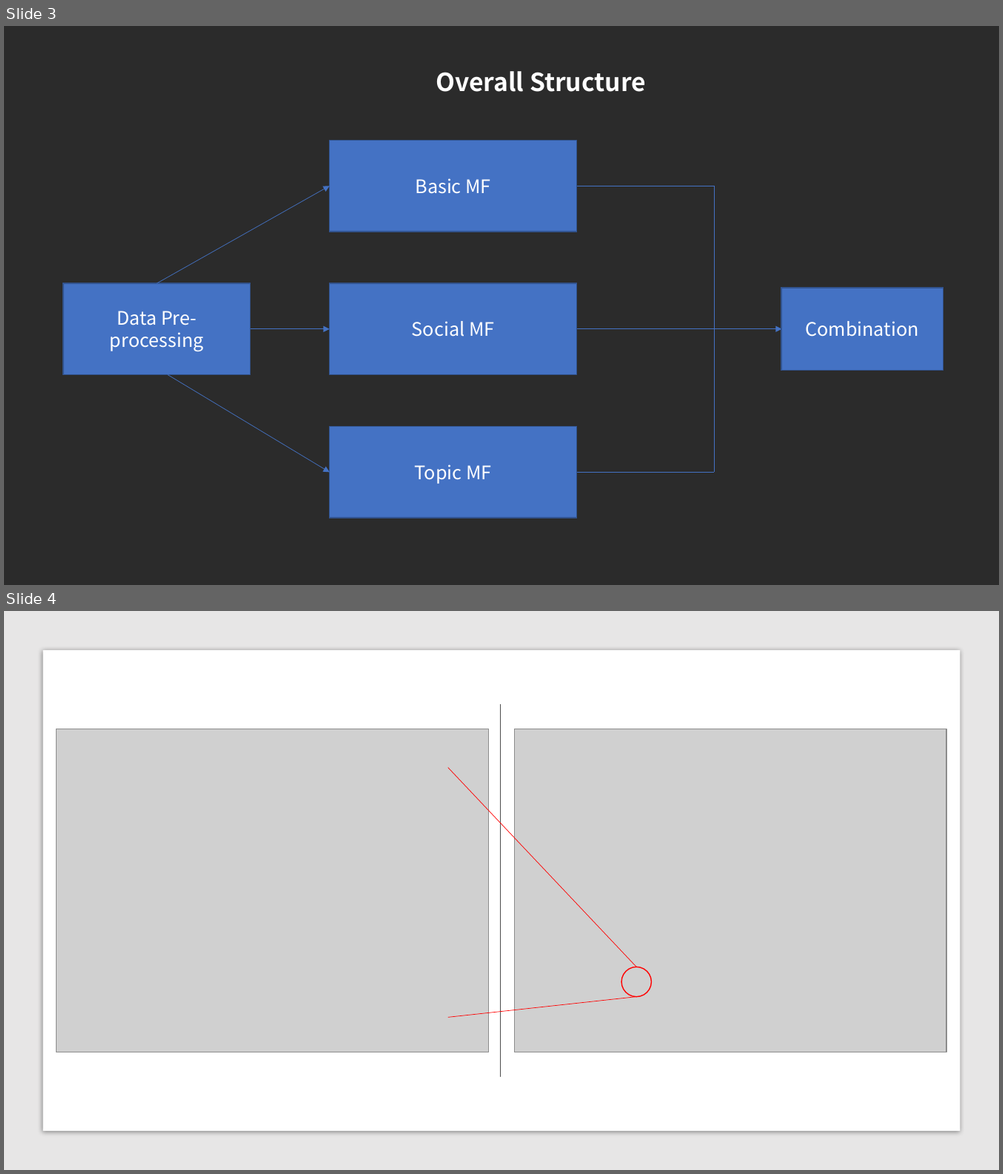
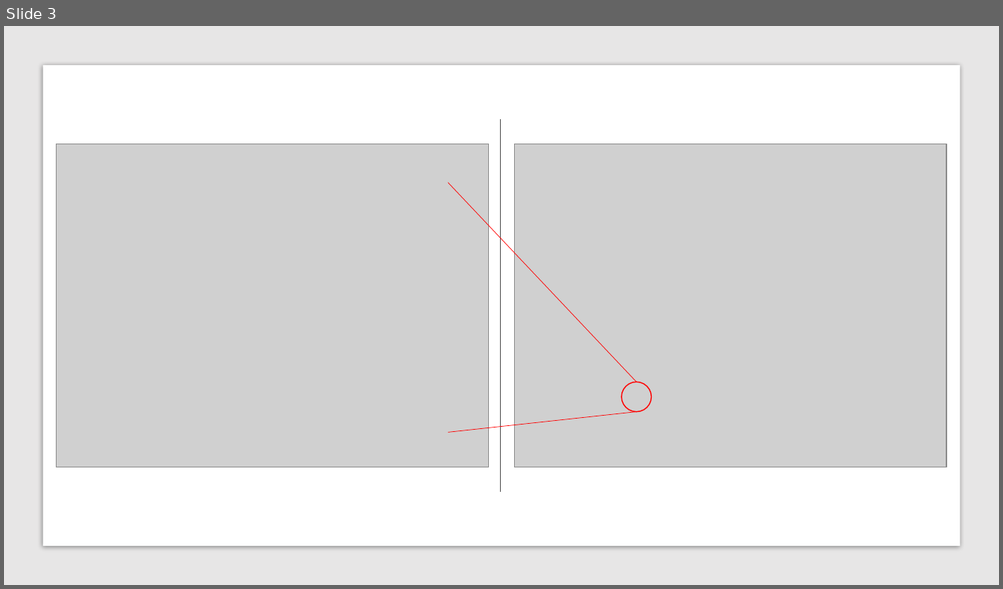
Before and after one commit to kritikakurani/YELP-RECOMMENDATION, a slide deck: final review.pptx. Shown one above the other, each under a label of ours: slides 3 and 4 before the commit, slide 3 after it. The pictures are 1003x1174 and 1003x589 pixels, drawn with LibreOffice and Linux fonts; fonts in the diff are those of the drawing; grey boxes stand for pictures; background and template pictures are left out; a plain dark background stands for a picture behind light text. Boxes give left, top, right and bottom in pixels: in the first picture for what was removed or moved away, otherwise in the second. Text is boxed around its words. In the diff, an @@ line names an element or a change of style, - is before the commit and + after.

```diff
--- a/final review.pptx
+++ b/final review.pptx
@@ slide 3 removed at (4,26,999,585), background picture (left out) @@
@@ text removed at (435,71,646,92) @@
-Overall Structure
@@ line removed from (714, 187) to (577, 187) @@
@@ group removed at (63,140,942,518): 5 rectangles, 4 arrows, 3 lines @@
-Basic MF
-Social MF
-Topic MF
-Data Pre-processing
-Combination
@@ what was slide 4 is now slide 3 @@
```
Also in this commit, not shown: 5 slides changed, 1 slide added, 3 other slides removed, 11 other files.
